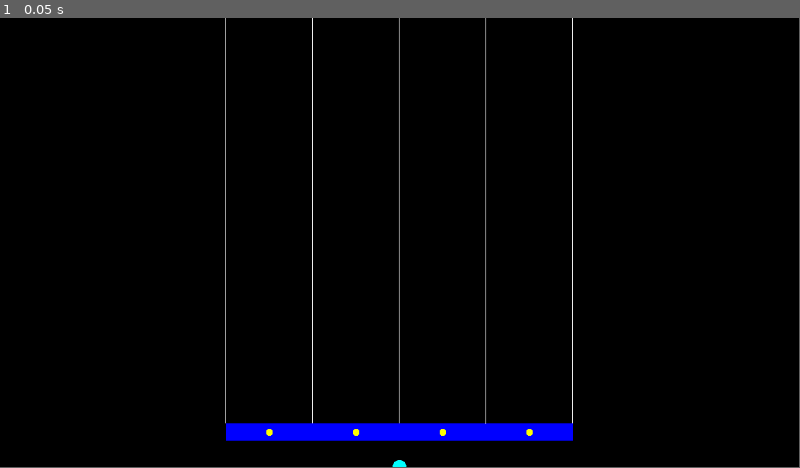
Above: before the commit, frame 1.
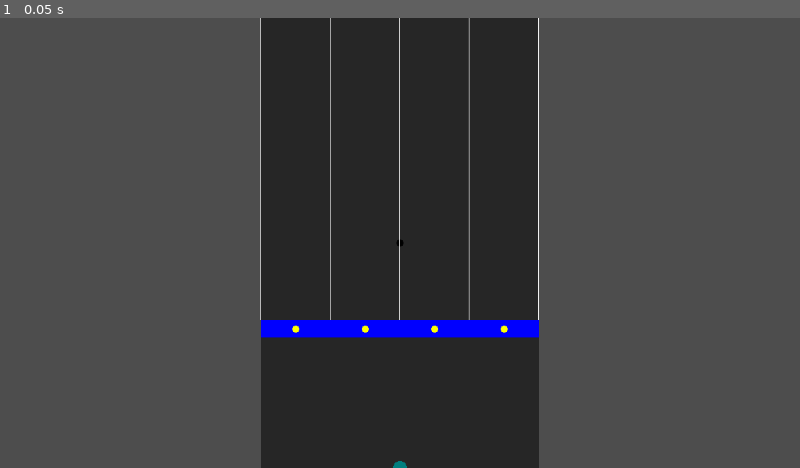
Above: after the commit, the same moment.

Repository: NothermanVEVO/June
Game: Godot game, scene res://Main.tscn
Same seed, same stepped clock (60 frames per second), same inputs: the game is played once before the commit and once after it.
Inputs:
- Up to frame 1 (0.05 s): no input
The window is 799x449 before the commit and 800x450 after it. Grey fills any space a smaller window leaves; there, only what the larger window draws over its background counts as a difference.

The runs differ from the first frame. In frame 1, 100% of the frame differs, in the area x 0-100%, y 0-100%.

Commit message:
2025/09/09 - 002
- Created a method to set the hit_zone
- Decreased the size of the Gear.
- Created an animation to pop the text of the note pressed.
- Working in the MusicPlayer, currently works, just doesn't count points.

Bug Fix:
- Solved a also stupid mistake of mine trying to erase while inside a for loop, it would make that long_notes in the editor could disapear or not.

Diff:
--- a/beat-the-beat/Gear/Gear.gd
+++ b/beat-the-beat/Gear/Gear.gd
@@ -7,7 +7,7 @@
 
 var _note_holders : Array[NoteHolder]
 
-const width : float = 500
+const width : float = 400
 
 var _center_screen : bool = true
 
@@ -280,5 +280,13 @@
 static func get_max_size_y() -> float:
 	return _max_size_y
 
+func set_hitzone(hitzone : float) -> void:
+	for note_holder in _note_holders:
+		note_holder.set_hitzone(hitzone)
+
 func _draw() -> void:
 	draw_circle(Vector2.ZERO, 10, Color.AQUA)
+	var rect := Rect2(-width / 2, -get_viewport_rect().size.y, width, get_viewport_rect().size.y).abs()
+	print(rect)
+
+	draw_rect(rect, Color(0, 0, 0, 0.5))
--- a/beat-the-beat/Gear/Note Holder/NoteHolder.gd
+++ b/beat-the-beat/Gear/Note Holder/NoteHolder.gd
@@ -116,7 +116,7 @@
 		#print(time)
 		#print(_notes[_currently_note_idx].get_time())
 		_calculate_difference(time, _notes[_currently_note_idx].get_time())
-		print("----------------")
+		#print("----------------")
 		_currently_note_idx += 1
 		#print("nothing")
 
@@ -124,8 +124,10 @@
 	var difference : float = Global.get_percentage_between(time, time + MAX_TIME_HIT, note_time) * 100
 	var value : int = sign(difference)
 	difference = abs(abs(difference) - 100)
-	print(difference)
-	print(_calculate_round_precision(difference, value))
+	#print(difference)
+	#print(_calculate_round_precision(difference, value))
+	if Global.main_music_player:
+		Global.main_music_player.pop_precision(_calculate_round_precision(difference, value))
 
 func _calculate_round_precision(difference : float, value : int) -> int:
 	if difference >= 92.5:
@@ -153,39 +155,6 @@
 	elif difference >= 0.0 and difference < 2.5:
 		return 0
 	return 0
-
-#func _calculate_difference(note : Note) -> float:
-	#var note_pos = -(note.global_position.y + (float(Note.height) / 2) - global_position.y)
-	#var result = (note_pos - max_note_distance) / (-max_note_distance) * 100
-	#return result if result <= 100.0 else (result - 200)
-
-#func _calculate_round_precision(note : Note) -> int:
-	#var difference = _calculate_difference(note)
-	#var value = sign(difference)  # 1 ou -1
-	#difference *= value
-#
-	#if difference > 90.0:
-		#return 100 * value
-	#elif difference > 80.0:
-		#return 90 * value
-	#elif difference > 70.0:
-		#return 80 * value
-	#elif difference > 60.0:
-		#return 70 * value
-	#elif difference > 50.0:
-		#return 60 * value
-	#elif difference > 40.0:
-		#return 50 * value
-	#elif difference > 30.0:
-		#return 40 * value
-	#elif difference > 20.0:
-		#return 30 * value
-	#elif difference > 10.0:
-		#return 20 * value
-	#elif difference > 1.0:
-		#return 10
-	#else:
-		#return 0
 
 func add_note(note : Note, validate_note : bool = false) -> void:
 	var low := 0
@@ -297,6 +266,10 @@
 static func get_hitzone() -> float:
 	return _hit_zone_y
 
+func set_hitzone(hitzone : float) -> void:
+	_hit_zone_y = hitzone
+	position = Vector2(_pos_x, hitzone)
+
 func get_notes_array() -> Array[Note]:
 	return _notes
 
--- a/beat-the-beat/Global/Global.gd
+++ b/beat-the-beat/Global/Global.gd
@@ -6,6 +6,8 @@
 const SONGS_PATH : String = "user://songs"
 
 var rng := RandomNumberGenerator.new()
+
+var main_music_player : MusicPlayer
 
 @warning_ignore("unused_signal")
 ## REFERS TO THE SPEED INSIDE THE GEAR CLASS
--- a/beat-the-beat/Main.tscn
+++ b/beat-the-beat/Main.tscn
@@ -1,6 +1,67 @@
-[gd_scene load_steps=2 format=3 uid="uid://ckm76q263gm2s"]
+[gd_scene load_steps=5 format=3 uid="uid://ckm76q263gm2s"]
 
 [ext_resource type="Script" uid="uid://i8p2ri84j03i" path="res://Music Player/MusicPlayer.gd" id="1_glv2v"]
+
+[sub_resource type="Animation" id="Animation_uu6xs"]
+length = 0.001
+tracks/0/type = "value"
+tracks/0/imported = false
+tracks/0/enabled = true
+tracks/0/path = NodePath("Precision:theme_override_font_sizes/normal_font_size")
+tracks/0/interp = 1
+tracks/0/loop_wrap = true
+tracks/0/keys = {
+"times": PackedFloat32Array(0),
+"transitions": PackedFloat32Array(1),
+"update": 1,
+"values": [35]
+}
+tracks/1/type = "value"
+tracks/1/imported = false
+tracks/1/enabled = true
+tracks/1/path = NodePath("Precision:modulate")
+tracks/1/interp = 1
+tracks/1/loop_wrap = true
+tracks/1/keys = {
+"times": PackedFloat32Array(0),
+"transitions": PackedFloat32Array(1),
+"update": 0,
+"values": [Color(1, 1, 1, 1)]
+}
+
+[sub_resource type="Animation" id="Animation_glv2v"]
+resource_name = "Pop up"
+length = 1.25
+tracks/0/type = "value"
+tracks/0/imported = false
+tracks/0/enabled = true
+tracks/0/path = NodePath("Precision:theme_override_font_sizes/normal_font_size")
+tracks/0/interp = 1
+tracks/0/loop_wrap = true
+tracks/0/keys = {
+"times": PackedFloat32Array(0, 0.1, 0.133333, 1),
+"transitions": PackedFloat32Array(0.31864, 1, 1, 4.28709),
+"update": 0,
+"values": [35, 65, 60, 60]
+}
+tracks/1/type = "value"
+tracks/1/imported = false
+tracks/1/enabled = true
+tracks/1/path = NodePath("Precision:modulate")
+tracks/1/interp = 1
+tracks/1/loop_wrap = true
+tracks/1/keys = {
+"times": PackedFloat32Array(0, 0.1, 1, 1.25),
+"transitions": PackedFloat32Array(0.31864, 1, 1.86607, 1),
+"update": 0,
+"values": [Color(1, 1, 1, 0), Color(1, 1, 1, 1), Color(1, 1, 1, 1), Color(1, 1, 1, 0)]
+}
+
+[sub_resource type="AnimationLibrary" id="AnimationLibrary_r0du0"]
+_data = {
+&"Pop Up Precision": SubResource("Animation_glv2v"),
+&"RESET": SubResource("Animation_uu6xs")
+}
 
 [node name="Main" type="Control"]
 layout_mode = 3
@@ -10,9 +71,10 @@
 grow_horizontal = 2
 grow_vertical = 2
 script = ExtResource("1_glv2v")
-_song_resource_path = "C:\\Users\\yagon\\AppData\\Roaming\\Beat the Beat\\songs\\Brutal, acabou pro beta\\song_map.json"
+_song_resource_path = "C:\\Users\\yagon\\AppData\\Roaming\\Beat the Beat\\songs\\So Happy Teste\\song_map.json"
 
 [node name="ColorRect" type="ColorRect" parent="."]
+visible = false
 layout_mode = 1
 anchors_preset = 15
 anchor_right = 1.0
@@ -39,3 +101,30 @@
 anchor_bottom = 1.0
 grow_horizontal = 2
 grow_vertical = 2
+
+[node name="Precision" type="RichTextLabel" parent="."]
+visible = false
+z_index = 3
+layout_mode = 1
+anchors_preset = 8
+anchor_left = 0.5
+anchor_top = 0.5
+anchor_right = 0.5
+anchor_bottom = 0.5
+offset_left = -151.0
+offset_top = -41.5
+offset_right = 151.0
+offset_bottom = 41.5
+grow_horizontal = 2
+grow_vertical = 2
+theme_override_font_sizes/normal_font_size = 35
+text = "100% MAX"
+fit_content = true
+autowrap_mode = 0
+horizontal_alignment = 1
+vertical_alignment = 1
+
+[node name="Animations" type="AnimationPlayer" parent="."]
+libraries = {
+&"": SubResource("AnimationLibrary_r0du0")
+}
--- a/beat-the-beat/Music Player/MusicPlayer.gd
+++ b/beat-the-beat/Music Player/MusicPlayer.gd
@@ -21,15 +21,24 @@
 const TIME_TO_START : float = 4.0
 
 func _ready() -> void:
+	resized.connect(_resized)
 	_gear = Gear.new(Gear.Type.FOUR_KEYS, Gear.Mode.PLAYER, false, size.y)
 	Gear.set_speed(5)
 	add_child(_gear)
+	_gear.set_hitzone(-200)
 	_gear.position.x = size.x / 2
 	_gear.position.y = size.y
 
 	if _song_resource_path:
 		_load_song_resource(_song_resource_path)
 	_load_song_map()
+
+	Global.main_music_player = self ## TEMP, REMOVE THIS LATER
+
+func _resized() -> void:
+	_gear.set_max_size_y(size.y)
+	_gear.position.x = size.x / 2
+	_gear.position.y = size.y
 
 func _physics_process(_delta: float) -> void:
 	_current_time += _delta
@@ -84,6 +93,13 @@
 	for long_note in song_map.long_notes:
 		_gear.add_long_note(long_note.to_long_note())
 
+func pop_precision(precision : int) -> void:
+	$Precision.visible = true
+	$Precision.text = str(precision) + "% MAX"
+	if $Animations.is_playing():
+		$Animations.play("RESET")
+	$Animations.play("Pop Up Precision")
+
 static func get_current_time() -> float:
 	return _current_time
 
--- a/beat-the-beat/project.godot
+++ b/beat-the-beat/project.godot
@@ -31,6 +31,7 @@
 [display]
 
 window/subwindows/embed_subwindows=false
+window/stretch/mode="viewport"
 window/per_pixel_transparency/allowed=true
 
 [editor]
Not shown, changed: beat-the-beat/Records/Records.avi
